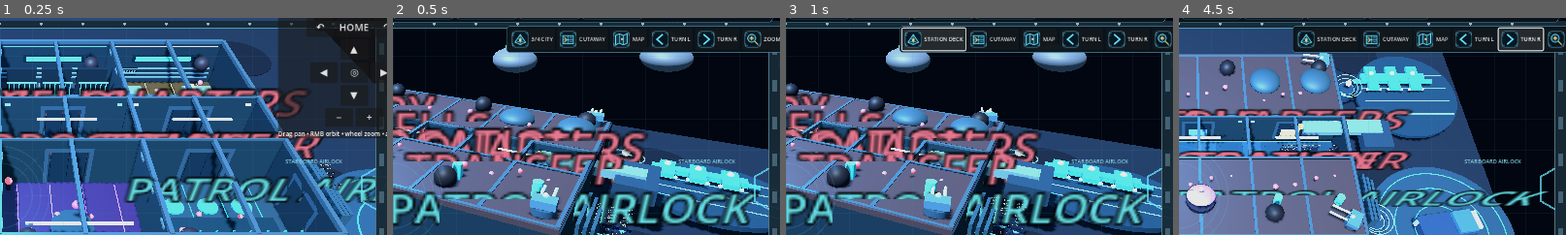
Above: before the commit, frames 1-4 (left to right).
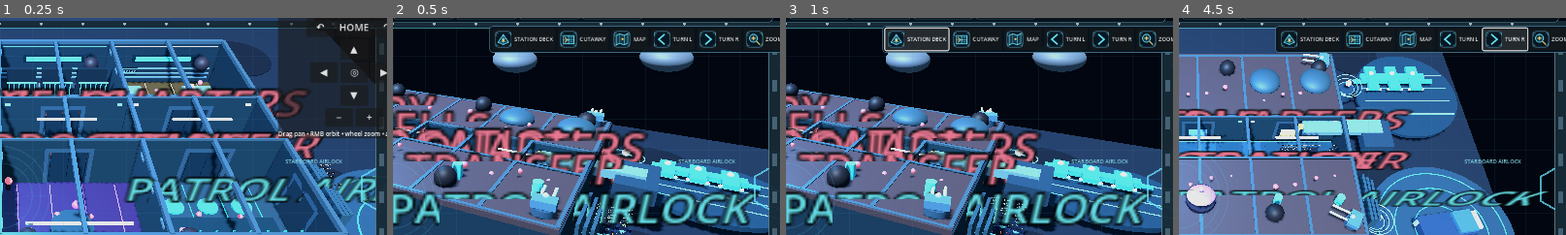
Above: after the commit, the same moments.

Repository: POTD725/MoonGoons-Take-Back
Game: Godot game, scene res://scenes/LivingPrecinct.tscn
Two runs of this game, one before a commit and one after it. Both use one fixed random seed, a clock stepped at 60 frames per second and the inputs below.
Inputs:
- Up to frame 1 (0.25 s): no input
- Up to frame 2 (0.5 s): no input
- Up to frame 3 (1 s): click "3/4 CITY" (after the commit: "STATION DECK") at 0.5 s
- Up to frame 4 (4.5 s): click "STATION DECK" at 1.25 s; click "CUTAWAY" at 2 s; click "MAP" at 2.75 s; click "TURN L" at 3.5 s; click "TURN R" at 4.25 s
The pictures show only the part of the screen within x 50-100%, y 19-69%; the shares and areas given below are measured in that part.

Frame 1 is identical in both runs. In frame 2, 2.0% of the frame differs, in the area x 24-100%, y 3-17%; in frame 3, 3.6%; in frame 4, 3.9%.
Error in both runs: Invalid assignment of property or key 'icon_max_width' with value of type 'int' on a base object of type 'Button'. (res://scripts/precinct_icon_tooltip_control…

Commit message:
Use orbital station language in camera controls

Diff:
--- a/scripts/precinct_hybrid_camera_controller.gd
+++ b/scripts/precinct_hybrid_camera_controller.gd
@@ -1,6 +1,6 @@
 extends Node
-## Makes the precinct a 2D/3D hybrid instead of a straight-down strategy map.
-## Three-quarter city is the default. Cutaway and tactical views remain optional.
+## Makes the precinct a 2D/3D orbital station hybrid instead of a straight-down strategy map.
+## Three-quarter Station Deck is the default. Cutaway and tactical views remain optional.
 
 var precinct: Node
 var bridge: Node
@@ -45,7 +45,7 @@
 	_apply_view(THREE_QUARTER)
 	_set_exterior_visible(true)
 	_set_ribbon_mode("city")
-	_update_label("3/4 CITY")
+	_update_label("STATION DECK")
 
 func set_cutaway_view() -> void:
 	current_mode = "cutaway"
@@ -119,7 +119,7 @@
 	var panel := PanelContainer.new()
 	panel.name = "HybridViewControls"
 	panel.set_anchors_preset(Control.PRESET_TOP_RIGHT)
-	panel.offset_left = -452.0
+	panel.offset_left = -480.0
 	panel.offset_top = 148.0
 	panel.offset_right = -14.0
 	panel.offset_bottom = 190.0
@@ -128,15 +128,15 @@
 	var row := HBoxContainer.new()
 	row.add_theme_constant_override("separation", 4)
 	panel.add_child(row)
-	row.add_child(_button("3/4 CITY", set_three_quarter_view, "Default 2D/3D city angle"))
-	row.add_child(_button("CUTAWAY", set_cutaway_view, "Open the selected room interior"))
-	row.add_child(_button("MAP", set_tactical_view, "Optional overhead tactical view"))
-	row.add_child(_button("TURN L", rotate_left, "Rotate city left"))
-	row.add_child(_button("TURN R", rotate_right, "Rotate city right"))
-	row.add_child(_button("ZOOM +", zoom_in, "Move camera closer"))
-	row.add_child(_button("ZOOM -", zoom_out, "Move camera farther away"))
+	row.add_child(_button("STATION DECK", set_three_quarter_view, "Default three-quarter orbital station view"))
+	row.add_child(_button("CUTAWAY", set_cutaway_view, "Open the selected station module interior"))
+	row.add_child(_button("MAP", set_tactical_view, "Optional overhead station tactical view"))
+	row.add_child(_button("TURN L", rotate_left, "Rotate the station deck left"))
+	row.add_child(_button("TURN R", rotate_right, "Rotate the station deck right"))
+	row.add_child(_button("ZOOM +", zoom_in, "Move the command camera closer"))
+	row.add_child(_button("ZOOM -", zoom_out, "Move the command camera farther away"))
 	mode_label = Label.new()
-	mode_label.custom_minimum_size = Vector2(88.0, 30.0)
+	mode_label.custom_minimum_size = Vector2(96.0, 30.0)
 	mode_label.horizontal_alignment = HORIZONTAL_ALIGNMENT_CENTER
 	mode_label.vertical_alignment = VERTICAL_ALIGNMENT_CENTER
 	mode_label.add_theme_font_size_override("font_size", 9)
@@ -146,7 +146,7 @@
 	var button := Button.new()
 	button.text = text_value
 	button.tooltip_text = tooltip
-	button.custom_minimum_size = Vector2(52.0, 30.0)
+	button.custom_minimum_size = Vector2(62.0, 30.0)
 	button.add_theme_font_size_override("font_size", 9)
 	button.pressed.connect(callback)
 	return button
@@ -159,7 +159,7 @@
 	match current_mode:
 		"cutaway": return "ROOM CUTAWAY"
 		"tactical": return "TACTICAL MAP"
-	return "3/4 CITY"
+	return "STATION DECK"
 
 func _panel_style() -> StyleBoxFlat:
 	var style := StyleBoxFlat.new()
